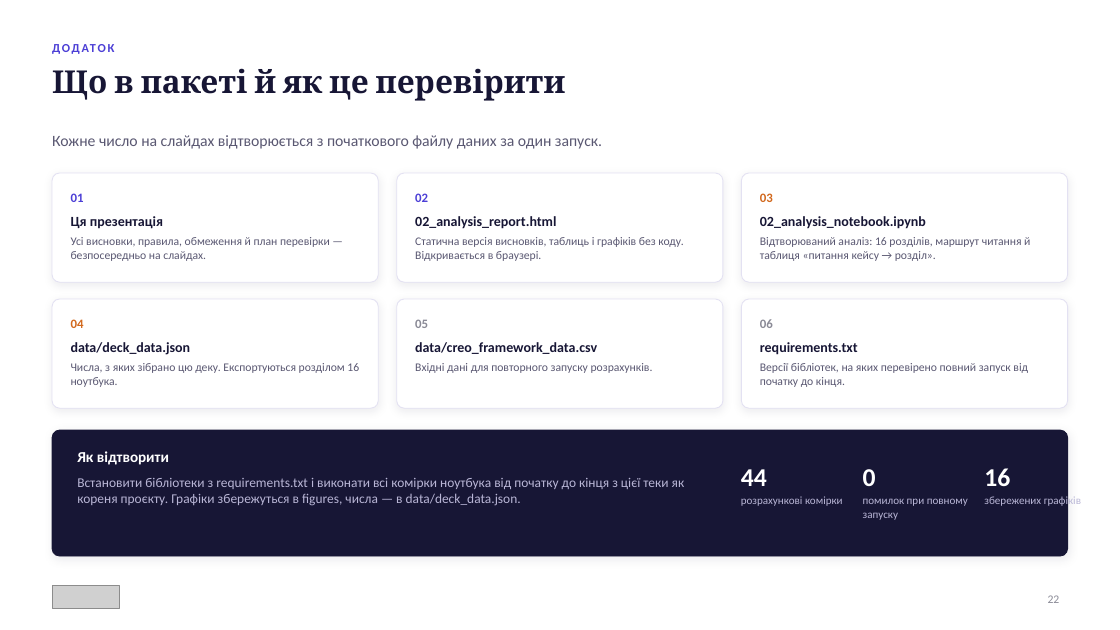
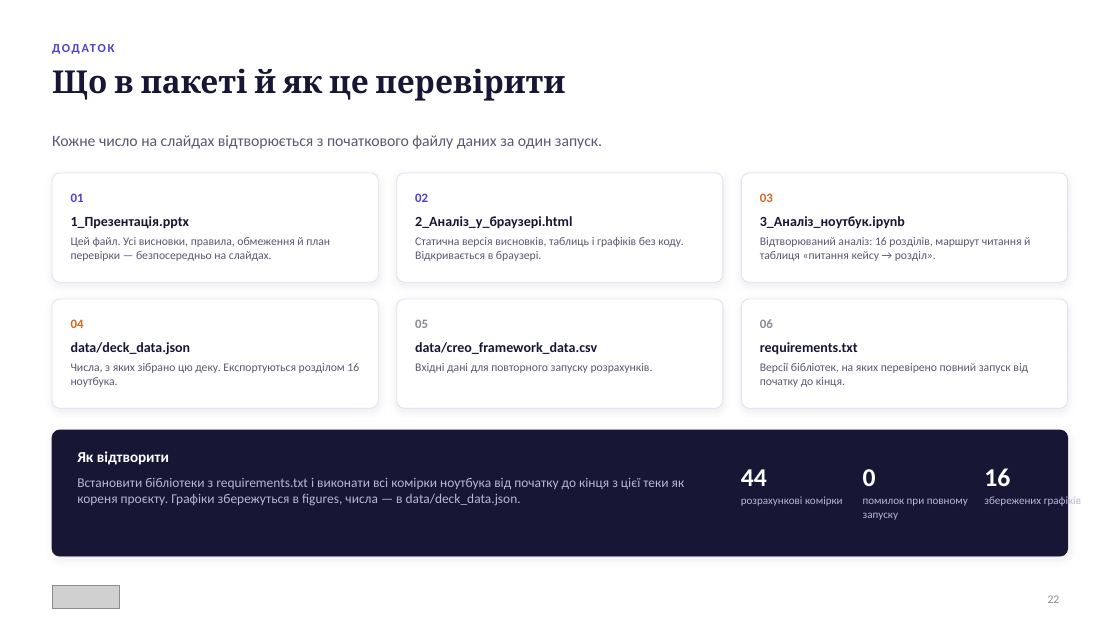
Before and after one commit to Trigger111/obrio-case-nepop, a slide deck: slide 22 of 1_Презентація.pptx. Drawn at 1120x630 pixels with LibreOffice and Linux fonts; fonts in the diff are those of the drawing; grey boxes stand for pictures. Boxes give left, top, right and bottom in pixels: in the first picture for what was removed or moved away, otherwise in the second. Text is boxed around its words. In the diff, an @@ line names an element or a change of style, - is before the commit and + after.

```diff
--- a/1_Презентація.pptx
+++ b/1_Презентація.pptx
@@ text at (71,237,330,261): text changed @@
-Усі висновки, правила, обмеження й план перевірки — безпосередньо на слайдах.
+Цей файл. Усі висновки, правила, обмеження й план перевірки — безпосередньо на слайдах.
@@ text at (71,216,190,229): text changed @@
-Ця презентація
+1_Презентація.pptx
@@ text at (415,216,572,229): text changed @@
-02_analysis_report.html
+2_Аналіз_у_браузері.html
@@ text at (760,216,905,229): text changed @@
-02_analysis_notebook.ipynb
+3_Аналіз_ноутбук.ipynb
```
Also in this commit, not shown: 9 other slides changed, 1 other file.
